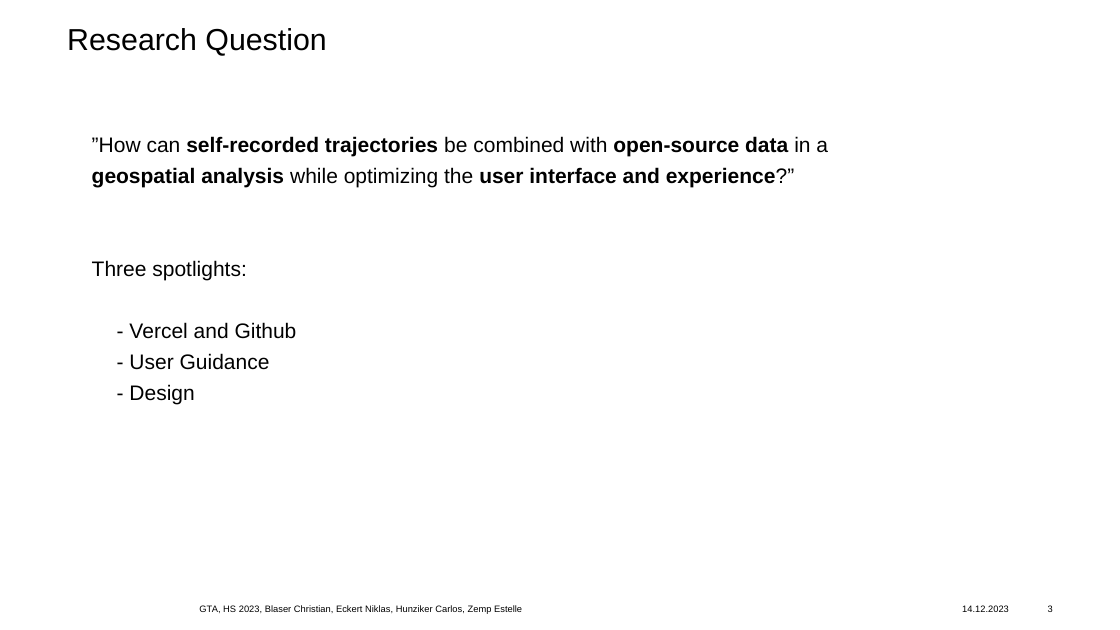
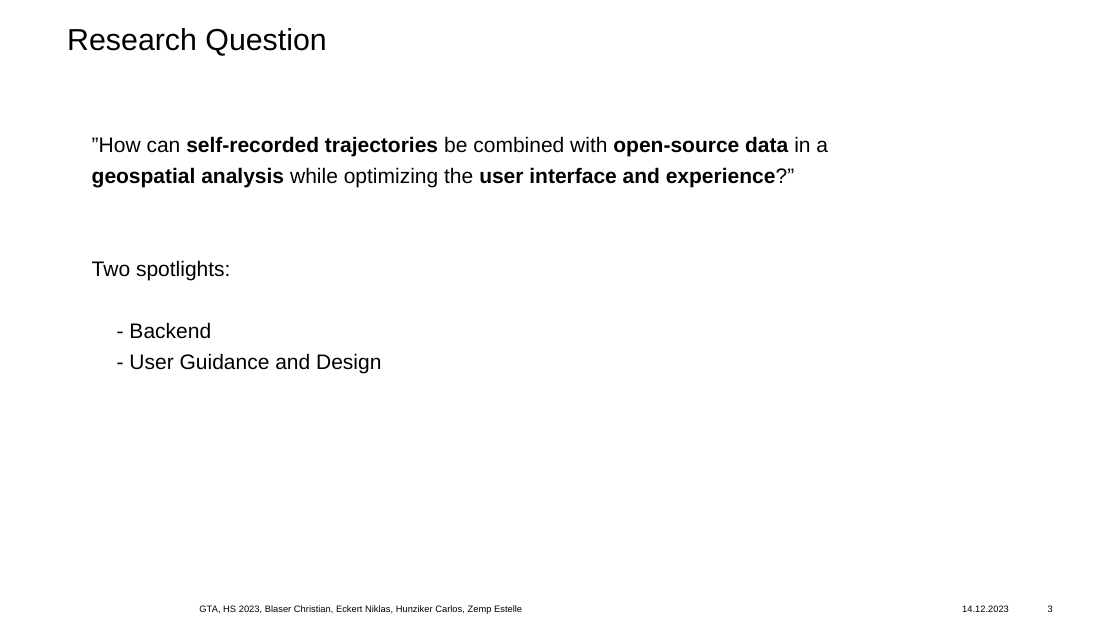
Before and after one commit to blc460/GTA8, a slide deck: slide 3 of final-presentation-GTA8.pptx. Drawn at 1120x630 pixels with LibreOffice and Linux fonts; fonts in the diff are those of the drawing; background and template pictures are left out. Boxes give left, top, right and bottom in pixels: in the first picture for what was removed or moved away, otherwise in the second. Text is boxed around its words. In the diff, an @@ line names an element or a change of style, - is before the commit and + after.

```diff
--- a/final-presentation-GTA8.pptx
+++ b/final-presentation-GTA8.pptx
@@ text at bbox=[92, 260, 381, 374]: text changed @@
-  Three spotlights:
-    - Vercel and Github
-    - User Guidance
-    - Design
+  Two spotlights:
+    - Backend
+    - User Guidance and Design
```
Also in this commit, not shown: 3 other slides changed.
